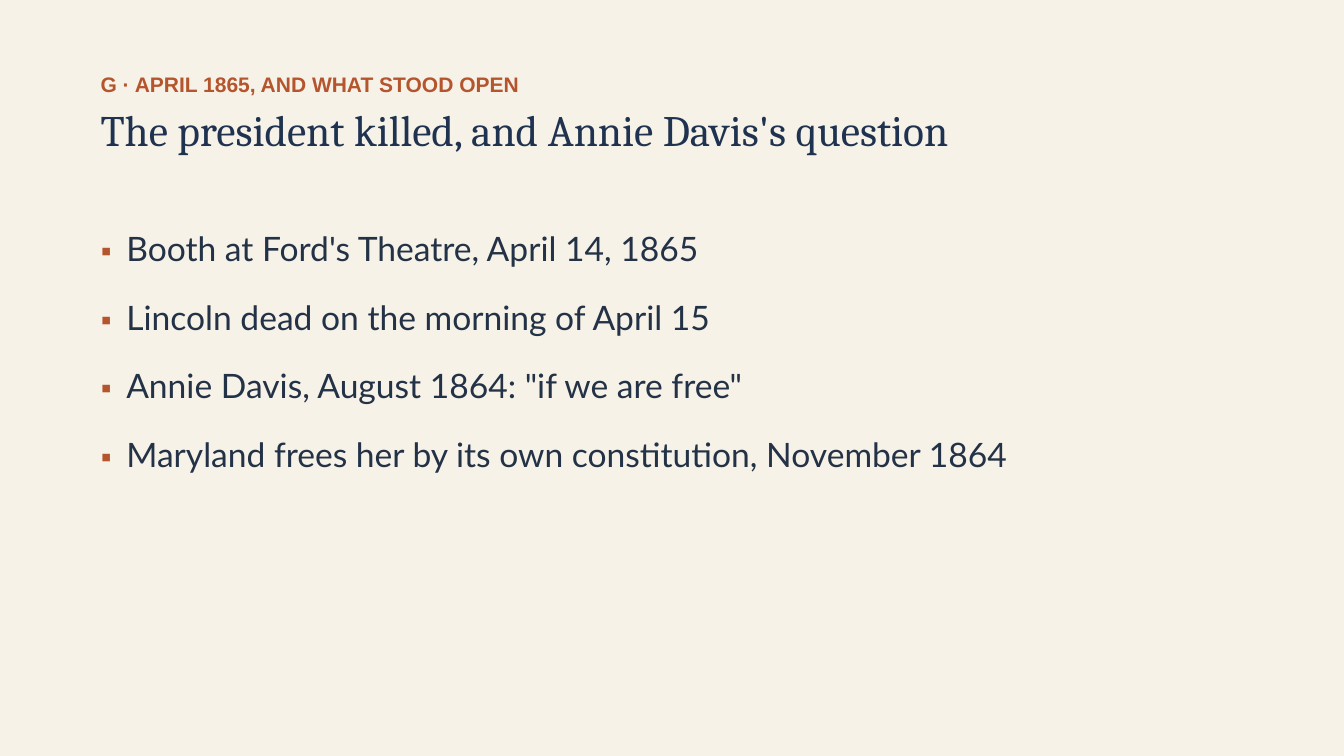
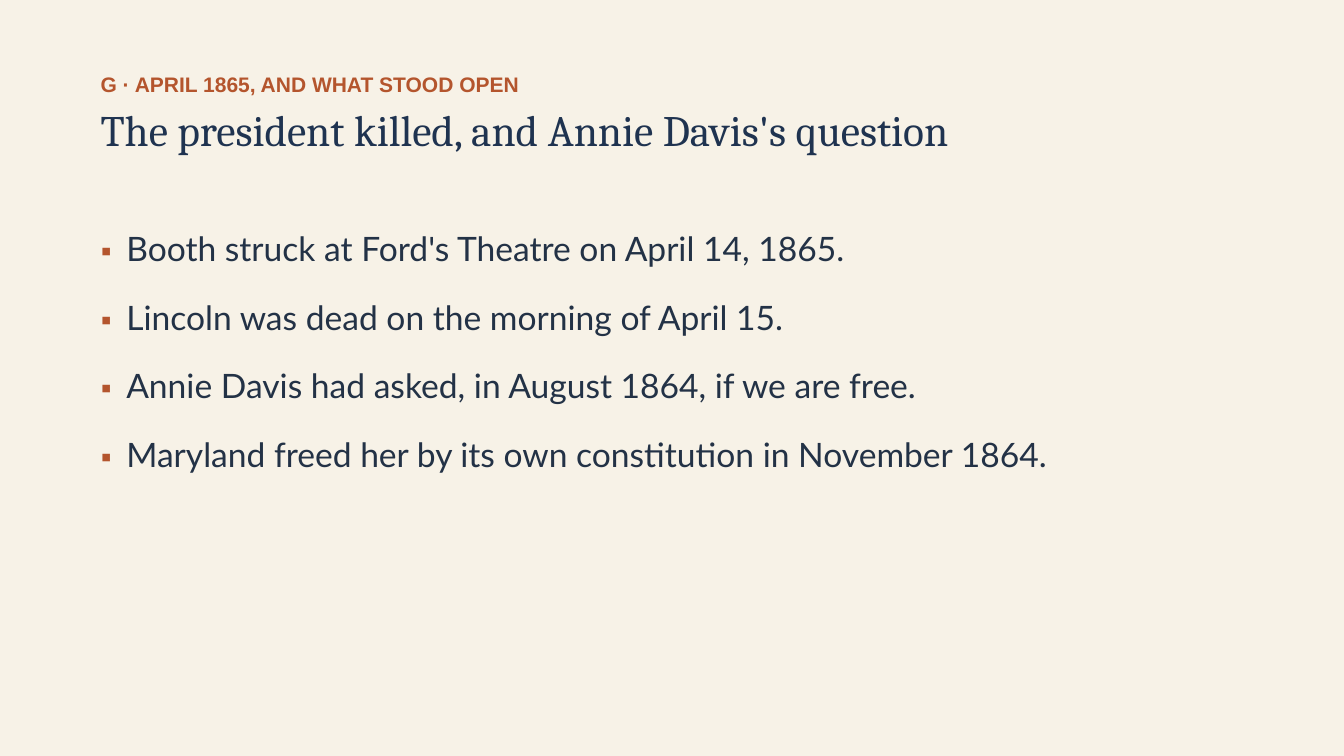
Before and after one commit to ab17gthb/humanities-curriculum-group, a slide deck: slide 23 of sectional-crisis/lesson-08/lesson-08-slides.pptx. Drawn at 1344x756 pixels with LibreOffice and Linux fonts; fonts in the diff are those of the drawing. Boxes give left, top, right and bottom in pixels: in the first picture for what was removed or moved away, otherwise in the second. Text is boxed around its words. In the diff, an @@ line names an element or a change of style, - is before the commit and + after.

```diff
--- a/sectional-crisis/lesson-08/lesson-08-slides.pptx
+++ b/sectional-crisis/lesson-08/lesson-08-slides.pptx
@@ text at (126,236,1047,473): text changed @@
-▪ Booth at Ford's Theatre, April 14, 1865
-▪ Lincoln dead on the morning of April 15
-▪ Annie Davis, August 1864: "if we are free"
-▪ Maryland frees her by its own constitution, November 1864
+▪ Booth struck at Ford's Theatre on April 14, 1865.
+▪ Lincoln was dead on the morning of April 15.
+▪ Annie Davis had asked, in August 1864, if we are free.
+▪ Maryland freed her by its own constitution in November 1864.
```
Also in this commit, not shown: 11 other slides changed, 6 other files.
